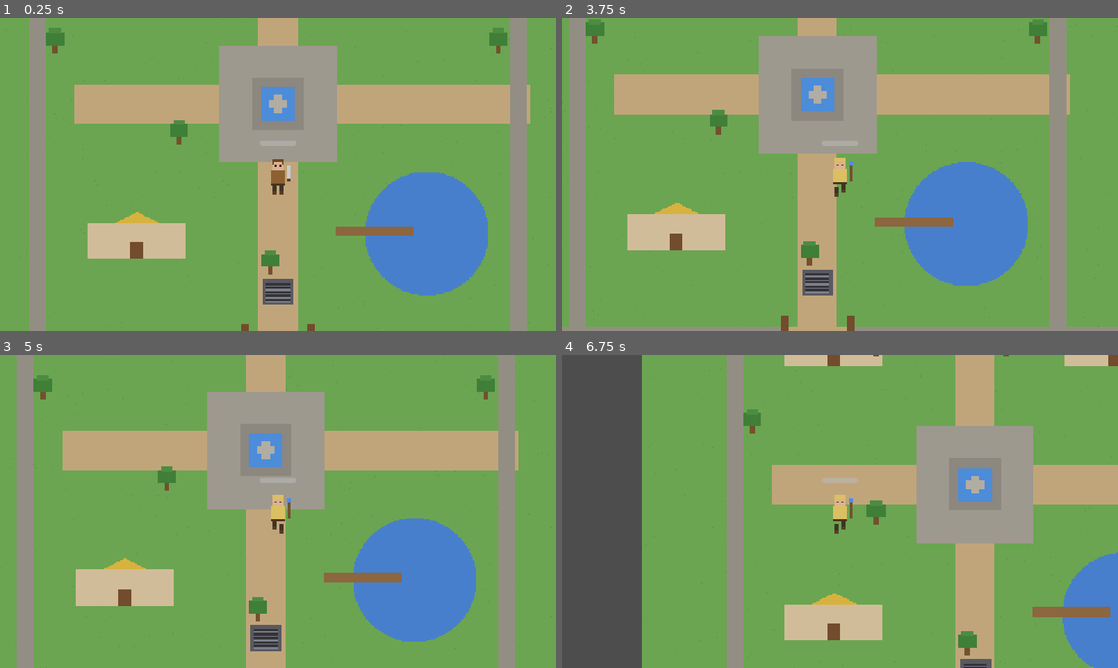
Above: before the commit, frames 1-4 (two rows, left to right).
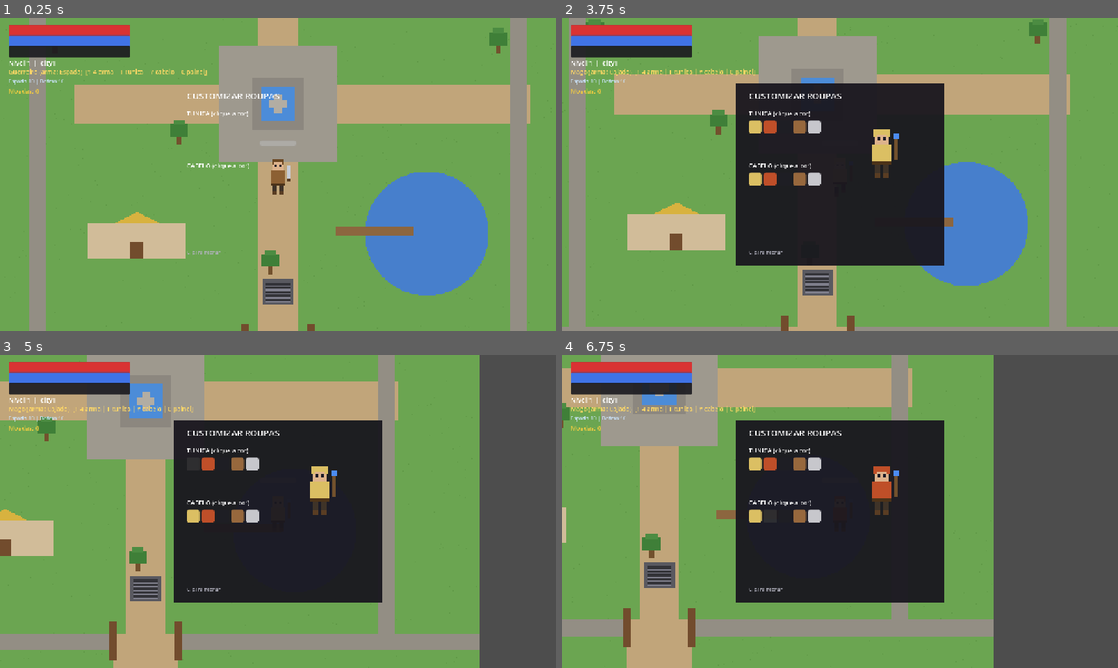
Above: after the commit, the same moments.

Repository: arielmarinho/grimstone
Game: Godot game, scene res://scenes/main.tscn
Same seed, same stepped clock (60 frames per second), same inputs: the game is played once before the commit and once after it.
Inputs (mouse positions are in pixels of both pictures, inside the frame that each line leads up to):
- Up to frame 1 (0.25 s): no input
- Up to frame 2 (3.75 s): tap Enter at 0.5 s; move the mouse to (962, 158) at 0.52 s; tap 1 at 0.6 s; click (962, 158) at 0.67 s; move the mouse to (728, 190) at 1.27 s; tap 4 at 1.35 s; click (728, 190) at 1.42 s; move the mouse to (895, 105) at 2.02 s; tap T at 2.1 s; click (895, 105) at 2.17 s; move the mouse to (812, 237) at 2.77 s; tap Y at 2.85 s; click (812, 237) at 2.92 s; move the mouse to (1006, 221) at 3.52 s; tap C at 3.6 s; click (1006, 221) at 3.67 s
- Up to frame 3 (5 s): click (194, 464) at 4.27 s
- Up to frame 4 (6.75 s): click (756, 517) at 5.02 s; click (767, 464) at 5.77 s; click (767, 517) at 6.52 s

The runs differ from the first frame. In frame 1, 3.0% of the frame differs, in the area x 1-51%, y 2-76%; in frame 2, 24%; in frame 3, 74%; in frame 4, 86%, in the area x 0-100%, y 0-100%.
Error before the commit: Invalid call. Nonexistent function 'set_player' in base 'CanvasLayer'. (res://scripts/world/main.gd:34)

Commit message:
Fix: HUD é CanvasLayer na cena (nó renomeado, sem Control com script incompatível); main referencia $HUD — validado headless, 0 erros

Diff:
--- a/game/scenes/main.tscn
+++ b/game/scenes/main.tscn
@@ -11,13 +11,7 @@
 
 [node name="Entities" type="Node2D" parent="."]
 
-[node name="CanvasLayer" type="CanvasLayer" parent="."]
-
-[node name="HUD" type="Control" parent="CanvasLayer"]
-anchors_preset = 15
-anchor_right = 1.0
-anchor_bottom = 1.0
-mouse_filter = 2
+[node name="HUD" type="CanvasLayer" parent="."]
 script = ExtResource("3_hud")
 
 [node name="Player" parent="." instance=ExtResource("2_player")]
--- a/game/scripts/world/main.gd
+++ b/game/scripts/world/main.gd
@@ -31,7 +31,7 @@
 	$Player.hair_color = GameManager.hair_color
 	$Player.tunic_color = GameManager.tunic_color
 	$Player._build_frames()
-	$CanvasLayer.set_player($Player)
+	$HUD.set_player($Player)
 
 func _physics_process(_delta: float) -> void:
 	if switching or player.dead:
